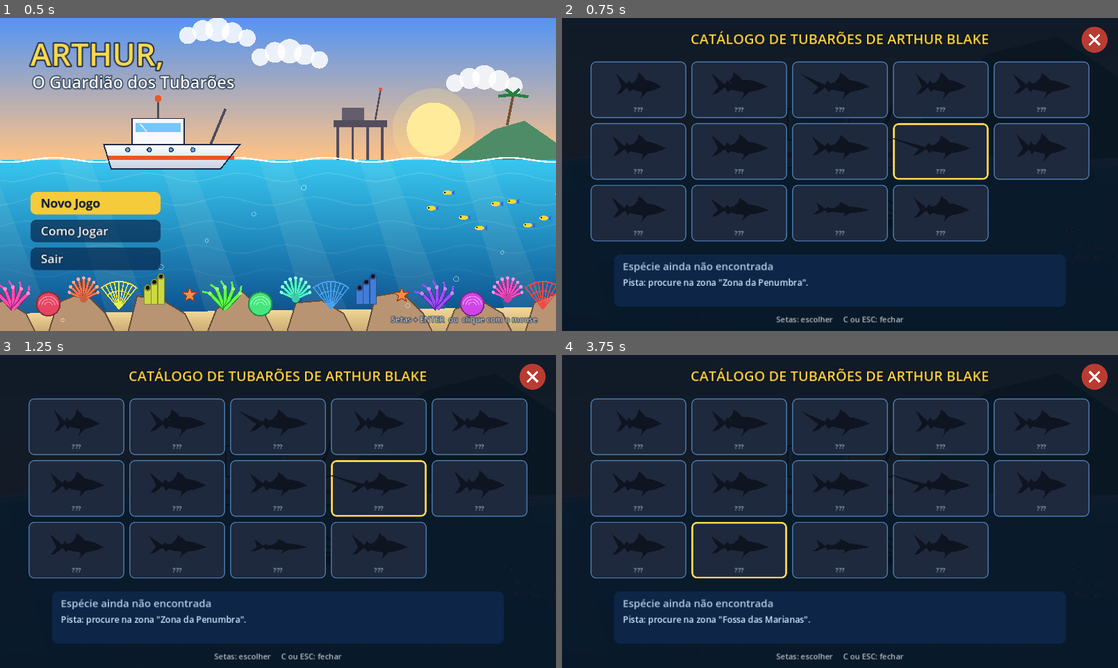
Above: before the commit, frames 1-4 (two rows, left to right).
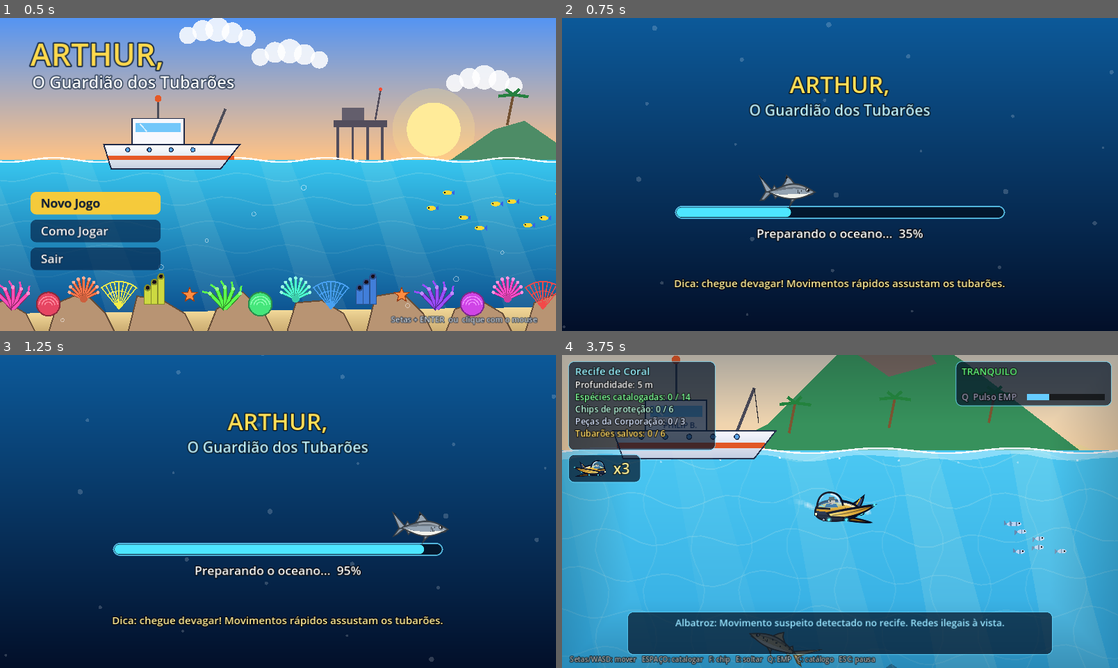
Above: after the commit, the same moments.

Repository: fgnunes88/AGT
Game: Godot game, scene res://scenes/main.tscn
Two runs of this game, one before a commit and one after it. Both use one fixed random seed, a clock stepped at 60 frames per second and the inputs below.
Inputs (mouse positions are in pixels of both pictures, inside the frame that each line leads up to):
- Up to frame 1 (0.5 s): no input
- Up to frame 2 (0.75 s): tap Enter (accept) at 0.5 s; move the mouse to (962, 158) at 0.52 s; hold D (move_right) from 0.53 s (still down); hold C (catalog) from 0.53 s (still down); click (962, 158) at 0.67 s
- Up to frame 3 (1.25 s): keep holding D (move_right); keep holding C (catalog); tap F (chip) at 0.8 s
- Up to frame 4 (3.75 s): release D (move_right) at 1.25 s; release C (catalog) at 1.25 s; drag from (728, 527) to (812, 574) at 1.27 s; move the mouse to (895, 442) at 2.02 s; hold D (move_right) 2.03-2.75 s; hold Q (emp) 2.03-2.75 s; click (895, 442) at 2.17 s; tap Space (scan) at 2.3 s; drag from (812, 574) to (673, 464) at 2.77 s; move the mouse to (1006, 558) at 3.52 s; hold A (move_left) from 3.53 s (still down); hold Enter (accept) from 3.53 s (still down); click (1006, 558) at 3.67 s

Frame 1 is identical in both runs. In frame 2, 74% of the frame differs, in the area x 0-100%, y 0-100%; in frame 3, 74%; in frame 4, 93%.

Commit message:
Atualiza o jogo Arthur, O Guardiao dos Tubaroes
Co-Authored-By: Claude Opus 5.5 <noreply@anthropic.com>

Diff:
--- a/scripts/baker.gd
+++ b/scripts/baker.gd
@@ -11,6 +11,9 @@
 var rendering: Array = []   # [viewport, lista, quadro, espera] já renderizando
 var sprites := {}           # textura provisória -> sprites que a usam
 const PER_FRAME := 8
+var per_frame := PER_FRAME   # a tela de carregamento aumenta este valor
+var queued := 0             # imagens pedidas desde o início
+var done := 0               # imagens já prontas
 var headless := DisplayServer.get_name() == "headless"   # testes automáticos (sem placa de vídeo)        # quantas imagens criar por quadro (evita engasgos)
 
 
@@ -51,6 +54,7 @@
 		add_child(vp)
 		texs.append(vp.get_texture())
 		pending.append([vp, texs, f])
+		queued += 1
 	cache[key] = texs
 	return texs
 
@@ -65,6 +69,7 @@
 			still.append(r)
 			continue
 		var vp: SubViewport = r[0]
+		done += 1
 		if headless:
 			continue
 		var img := vp.get_texture().get_image()
@@ -81,12 +86,17 @@
 	rendering = still
 	# 2) libera alguns viewports por quadro para renderizarem uma única vez
 	var n := 0
-	while pending.size() > 0 and n < PER_FRAME:
+	while pending.size() > 0 and n < per_frame:
 		var it: Array = pending.pop_front()
 		var vp2: SubViewport = it[0]
 		vp2.render_target_update_mode = SubViewport.UPDATE_ONCE
 		rendering.append([vp2, it[1], it[2], 2])
 		n += 1
+
+
+## Ainda há imagens sendo preparadas?
+func busy() -> bool:
+	return pending.size() > 0 or rendering.size() > 0
 
 
 ## Mostra uma textura assada no lugar certo (a área original do desenho).
--- /dev/null
+++ b/scripts/loading.gd
@@ -0,0 +1,84 @@
+extends Control
+## Tela de carregamento: aparece depois de "Novo Jogo" enquanto o oceano é preparado
+## (desenhos viram imagens prontas, efeitos sonoros são carregados e cada zona é
+## mostrada uma vez para a placa de vídeo). O jogo só começa quando tudo estiver pronto.
+
+const Art = preload("res://scripts/shark_art.gd")
+
+const TIPS := [
+	"Dica: chegue devagar! Movimentos rápidos assustam os tubarões.",
+	"Dica: nas algas, os drones não conseguem te ver.",
+	"Dica: o Pulso EMP desliga drones, barcos e boias por alguns segundos.",
+	"Dica: você tem 3 chances. Cuidado com os drones e com a garra do barco!",
+	"Dica: catalogue a espécie primeiro, depois proteja cada tubarão com um chip.",
+]
+
+var progress := 0.0      # 0..1 (valor real)
+var shown_progress := 0.0  # valor animado na barra
+var t := 0.0
+var tip := 0
+var font: Font
+
+
+func _ready() -> void:
+	font = ThemeDB.fallback_font
+	set_anchors_preset(Control.PRESET_FULL_RECT)
+	mouse_filter = Control.MOUSE_FILTER_STOP
+	visible = false
+
+
+func begin() -> void:
+	progress = 0.0
+	shown_progress = 0.0
+	t = 0.0
+	tip = randi() % TIPS.size()
+	visible = true
+
+
+func _process(delta: float) -> void:
+	if not visible:
+		return
+	t += delta
+	shown_progress = move_toward(shown_progress, progress, delta * 1.5)
+	if int(t / 4.0) != int((t - delta) / 4.0):
+		tip = (tip + 1) % TIPS.size()
+	queue_redraw()
+
+
+func _text(pos: Vector2, s: String, size: int, col: Color, width: float) -> void:
+	draw_string_outline(font, pos, s, HORIZONTAL_ALIGNMENT_CENTER, width, size, 8, Color(0, 0, 0, 0.85))
+	draw_string(font, pos, s, HORIZONTAL_ALIGNMENT_CENTER, width, size, col)
+
+
+func _draw() -> void:
+	var vs := get_viewport_rect().size
+	# fundo: degradê do mar
+	draw_polygon(PackedVector2Array([Vector2.ZERO, Vector2(vs.x, 0), vs, Vector2(0, vs.y)]),
+		PackedColorArray([Color(0.05, 0.35, 0.6), Color(0.05, 0.35, 0.6), Color(0.01, 0.06, 0.16), Color(0.01, 0.06, 0.16)]))
+	# bolhas subindo
+	for i in 24:
+		var bx := fposmod(i * 211.0 + sin(t + i) * 20.0, vs.x)
+		var by := vs.y - fposmod(t * (40.0 + (i % 5) * 18.0) + i * 97.0, vs.y + 40.0)
+		draw_circle(Vector2(bx, by), 3.0 + (i % 4), Color(1, 1, 1, 0.18))
+	_text(Vector2(0, vs.y * 0.24), "ARTHUR,", 54, Color(1.0, 0.88, 0.35), vs.x)
+	_text(Vector2(0, vs.y * 0.24 + 52), "O Guardião dos Tubarões", 34, Color(0.75, 0.95, 1.0), vs.x)
+
+	# barra de progresso com um tubarão nadando por cima
+	var bw := minf(vs.x - 160.0, 760.0)
+	var bar := Rect2(vs.x / 2 - bw / 2, vs.y * 0.6, bw, 30)
+	var sb := StyleBoxFlat.new()
+	sb.bg_color = Color(0, 0, 0, 0.45)
+	sb.set_corner_radius_all(15)
+	sb.border_color = Color(0.4, 0.85, 1.0, 0.8)
+	sb.set_border_width_all(3)
+	draw_style_box(sb, bar)
+	var fill := StyleBoxFlat.new()
+	fill.bg_color = Color(0.3, 0.9, 1.0)
+	fill.set_corner_radius_all(12)
+	var fw := maxf(24.0, (bw - 8.0) * shown_progress)
+	draw_style_box(fill, Rect2(bar.position + Vector2(4, 4), Vector2(fw, bar.size.y - 8)))
+	var sx := bar.position.x + 4.0 + fw
+	Art.draw(self, Vector2(sx, bar.position.y - 34 + sin(t * 3.0) * 4.0), 110, 38, 1.0, "blacktip",
+		Color(0.58, 0.64, 0.70), Color(0.95, 0.95, 0.92), t * 1.5)
+	_text(Vector2(0, bar.end.y + 44), "Preparando o oceano...  %d%%" % int(round(shown_progress * 100.0)), 28, Color.WHITE, vs.x)
+	_text(Vector2(0, vs.y * 0.86), TIPS[tip], 24, Color(1.0, 0.92, 0.6), vs.x)
--- a/scripts/main.gd
+++ b/scripts/main.gd
@@ -30,11 +30,17 @@
 const BoatScript = preload("res://scripts/boat.gd")
 const DartScript = preload("res://scripts/dart.gd")
 const BuoyScript = preload("res://scripts/sonar_buoy.gd")
+const LoadingScript = preload("res://scripts/loading.gd")
+
+# efeitos carregados na tela de carregamento
+const SFX_LIST := ["alarme_base", "alerta", "apanhado", "casco", "catalogo", "chip", "chip_disparo", "emp", "escaneado",
+	"fim", "garra", "gravacao", "impacto", "megalodon_rugido", "menu_mover", "menu_ok", "motor", "nova_especie",
+	"peca", "sonar_alarme", "sonar_onda", "suspeita", "tubarao_solto"]
 
 # música de cada zona (nomes dos arquivos em res://music/)
 const ZONE_MUSIC := ["recife", "mar_aberto", "penumbra", "fossa", "santuario"]
 
-enum GameState { TITLE, PLAY, CATALOG, PAUSE, CUTSCENE, ENDING, GAME_OVER }
+enum GameState { TITLE, PLAY, CATALOG, PAUSE, CUTSCENE, ENDING, GAME_OVER, LOADING }
 
 const MAX_LIVES := 3
 
@@ -75,6 +81,12 @@
 var ending_ui: Control
 var pause_ui: Control
 var game_over_ui: Control
+var loading_ui: Control
+# --- carregamento ---
+var load_base := 0          # imagens já prontas antes deste carregamento
+var load_step := 0          # etapa de aquecimento (sons e visita às zonas)
+var load_wait := 0          # quadros parados em cada etapa
+var warm_points: Array = []
 var touch: Control
 var start_gate: Control
 
@@ -193,6 +205,8 @@
 	ui.add_child(pause_ui)
 	game_over_ui = _make_game_over_ui()
 	ui.add_child(game_over_ui)
+	loading_ui = LoadingScript.new()
+	ui.add_child(loading_ui)
 	ending_ui = EndingScript.new()
 	ending_ui.finished.connect(_show_title)
 	ui.add_child(ending_ui)
@@ -322,6 +336,7 @@
 	ending_ui.visible = false
 	pause_ui.visible = false
 	game_over_ui.visible = false
+	loading_ui.visible = false
 	catalog_ui.visible = false
 	title.visible = true
 	state = GameState.TITLE
@@ -381,6 +396,68 @@
 	throttle = {}
 	hud.clear()
 	_build_world()
+	_begin_loading()
+
+
+# ------------------------------------------------------------------ carregamento
+
+## Mostra a tela de carregamento. O mundo já existe por trás dela, mas o jogo
+## só começa quando todas as imagens estiverem prontas e cada zona tiver sido vista uma vez.
+func _begin_loading() -> void:
+	state = GameState.LOADING
+	player.locked = true
+	load_step = 0
+	load_wait = 0
+	load_base = baker.done if baker else 0
+	if baker:
+		baker.per_frame = 16   # sem jogo rodando, pode preparar mais imagens por quadro
+	# pontos que a câmera visita escondida (a placa de vídeo prepara tudo de uma vez)
+	warm_points = []
+	for z in range(5):
+		for x in [900.0, 3500.0, 6100.0]:
+			warm_points.append(Vector2(x, z * Data.ZONE_H + 500.0 if z < 4 else 4350.0))
+	loading_ui.begin()
+
+
+func _update_loading() -> void:
+	var bake_total := 1
+	var bake_done := 1
+	if baker:
+		bake_total = maxi(1, baker.queued - load_base)
+		bake_done = baker.done - load_base
+	var bake_frac := clampf(float(bake_done) / bake_total, 0.0, 1.0)
+	if baker and baker.busy():
+		loading_ui.progress = bake_frac * 0.75
+		return
+	# depois das imagens: carrega os sons e passa a câmera por todas as zonas
+	var steps := SFX_LIST.size() + warm_points.size()
+	if load_step < SFX_LIST.size():
+		music.preload_sfx(SFX_LIST[load_step])
+		load_step += 1
+	elif load_step < steps:
+		camera.position = warm_points[load_step - SFX_LIST.size()]
+		camera.reset_smoothing()
+		load_wait += 1
+		if load_wait >= 3:
+			load_wait = 0
+			load_step += 1
+	elif load_step == steps:
+		camera.position = player.position
+		camera.reset_smoothing()
+		load_wait += 1
+		if load_wait >= 10:
+			_finish_loading()
+		return
+	loading_ui.progress = 0.75 + 0.25 * float(load_step) / steps
+
+
+func _finish_loading() -> void:
+	if baker:
+		baker.per_frame = BakerScript.PER_FRAME
+	loading_ui.progress = 1.0
+	loading_ui.visible = false
+	player.locked = false
+	player.velocity = Vector2.ZERO
 	state = GameState.PLAY
 	hud.say("Albatroz: Movimento suspeito detectado no recife. Redes ilegais à vista.", 5.0, Color(0.6, 0.9, 1.0))
 	hud.say("Arthur: Hora de trabalhar. Vou catalogar cada tubarão e soltar os que estiverem presos!", 5.0, Color(1.0, 0.9, 0.5))
@@ -569,6 +646,8 @@
 		if fps_timer > 5.0:
 			fps_timer = 0.0
 			print("FPS: ", Engine.get_frames_per_second())
+	if state == GameState.LOADING and player != null:
+		_update_loading()
 	if state != GameState.PLAY and state != GameState.CUTSCENE or player == null:
 		music.stop_loops()
 	if not playing() or player == null:
--- a/scripts/music.gd
+++ b/scripts/music.gd
@@ -225,6 +225,11 @@
 		tw.tween_callback(p.stop)
 
 
+## Carrega um efeito antes de ser usado (tela de carregamento: evita engasgos no 1º uso)
+func preload_sfx(sfx_name: String) -> void:
+	_find(SFX_DIR, sfx_name)
+
+
 ## Efeito ou vinheta curta. volume_offset em dB (negativo = mais baixo)
 func sfx(sfx_name: String, volume_offset := 0.0) -> void:
 	var s := _find(SFX_DIR, sfx_name)
Not shown, changed: docs/index.html
Not shown, changed: docs/index.pck
